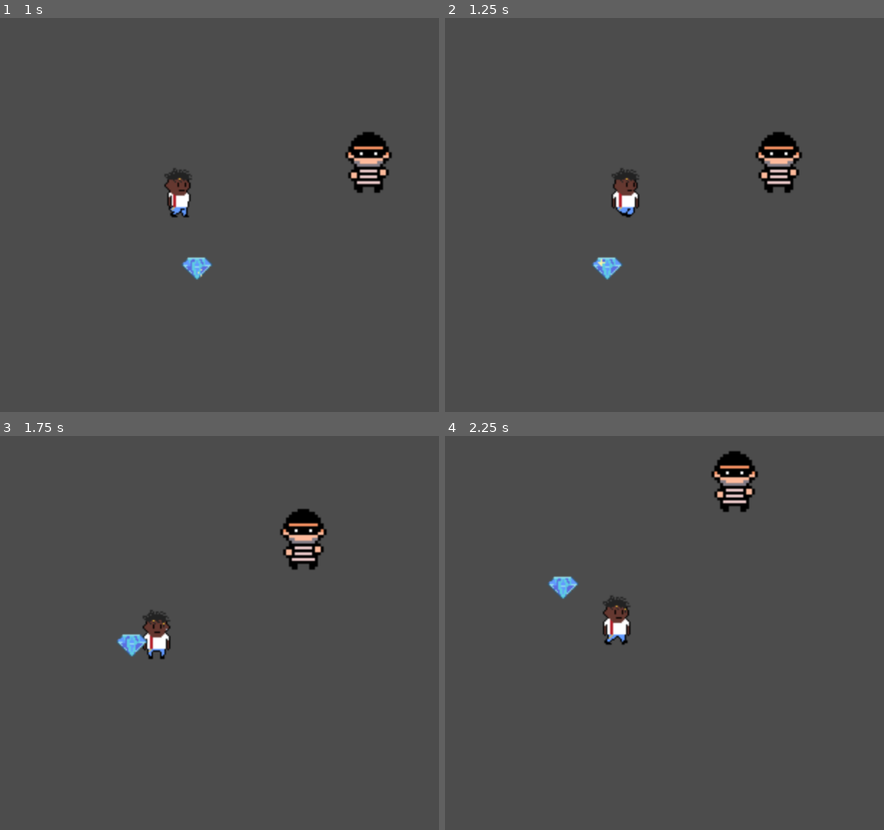
Above: before the commit, frames 1-4 (two rows, left to right).
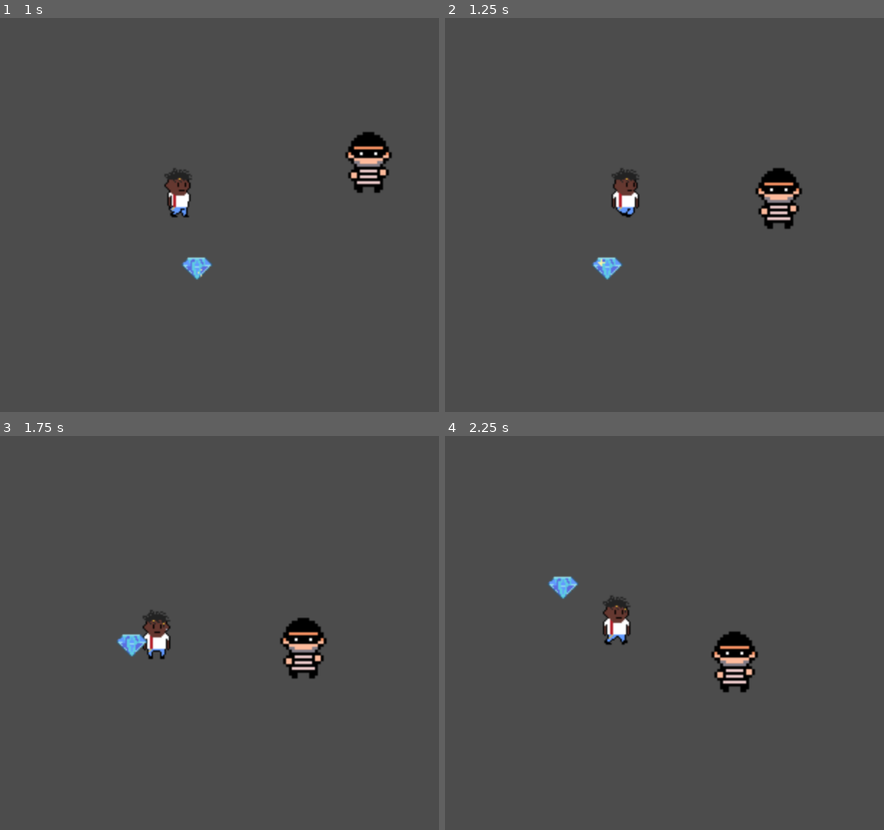
Above: after the commit, the same moments.

Repository: KelJ27/Vault-Raider
Game: Godot game, scene res://Main.tscn
The game is run twice, just before and just after one commit, with the same random seed, the same clock (stepped at 60 frames per second) and the same inputs.
Inputs:
- Up to frame 1 (1 s): hold D (Right) from 0.53 s (still down); hold E (Drop) from 0.53 s (still down)
- Up to frame 2 (1.25 s): keep holding D (Right); keep holding E (Drop)
- Up to frame 3 (1.75 s): release D (Right) at 1.28 s; release E (Drop) at 1.28 s; hold S (Down) from 1.28 s (still down); tap E (Drop) at 1.35 s
- Up to frame 4 (2.25 s): release S (Down) at 2.03 s; hold D (Right) from 2.03 s (still down); hold E (Drop) from 2.03 s (still down)

Frame 1 is identical in both runs. In frame 2, 1.8% of the frame differs, in the area x 70-82%, y 28-54%; in frame 3, 2.3%; in frame 4, 2.3%, in the area x 60-72%, y 3-66%.

Commit message:
Robber movement is working now

Diff:
--- a/Main.tscn
+++ b/Main.tscn
@@ -311,6 +311,9 @@
 "anims/Walk Left" = SubResource( 11 )
 "anims/Walk Right" = SubResource( 12 )
 "anims/Walk Up" = SubResource( 13 )
+
+[node name="Timer" type="Timer" parent="Robber"]
+autostart = true
 
 [node name="Diamond" type="RigidBody2D" parent="."]
 position = Vector2( 575.859, 248.657 )
@@ -346,4 +349,5 @@
 [node name="CollisionShape2D" type="CollisionShape2D" parent="Diamond/Detector"]
 position = Vector2( 2.63519, -4.21631 )
 shape = SubResource( 18 )
+[connection signal="timeout" from="Robber/Timer" to="Robber" method="_on_Timer_timeout"]
 [connection signal="timeout" from="Diamond/Timer" to="Diamond" method="TimerTimeout"]
--- a/Scripts/Robber.gd
+++ b/Scripts/Robber.gd
@@ -1,25 +1,38 @@
 extends KinematicBody2D
 
-var speed = 150
+enum {
+	IDLE,
+	NEW_DIRECTIION,
+	MOVE
+}
+
+const SPEED = 100
+var state = IDLE
+var direction = Vector2.RIGHT
 
 func _ready():
-	set_physics_process(true)
+	randomize()
+
+func _process(delta):
+	match state:
+		IDLE:
+			pass
+
+		NEW_DIRECTIION:
+			direction = choose([Vector2.RIGHT, Vector2.UP, Vector2.LEFT, Vector2.DOWN])
+			state = choose([IDLE, MOVE])
+
+		MOVE:
+			 move(delta)
+
+func move(delta):
+	position += direction * SPEED * delta
+
+func choose(array):
+	array.shuffle()
+	return array.front()
 
 
-func _fixed_process(delta):
-	var Move = Vector2()
-	var body = get_node("body").get_overlapping_bodies()
-	if(body.size() != 0):
-		for tinge in body:
-			if(tinge.is_in_group("Player")):
-				if(tinge.get_global_position().x < self.get_global_position().x):
-					Move += Vector2(-1,0)
-				if(tinge.get_global_position().x > self.get_global_position().x + 5):
-					Move += Vector2(1,0)
-				if(tinge.get_global_position().y < self.get_global_position().y +5):
-					Move += Vector2(0,-1)
-				if(tinge.get_global_position().y > self.get_global_position().y):
-					Move += Vector2(0,1)
-
-	Move = Move.normalized() * speed * delta
-	Move = move_and_slide(Move)
+func _on_Timer_timeout():
+	$Timer.wait_time = choose([0.5, 1, 1.5])
+	state = choose([IDLE, NEW_DIRECTIION, MOVE])
